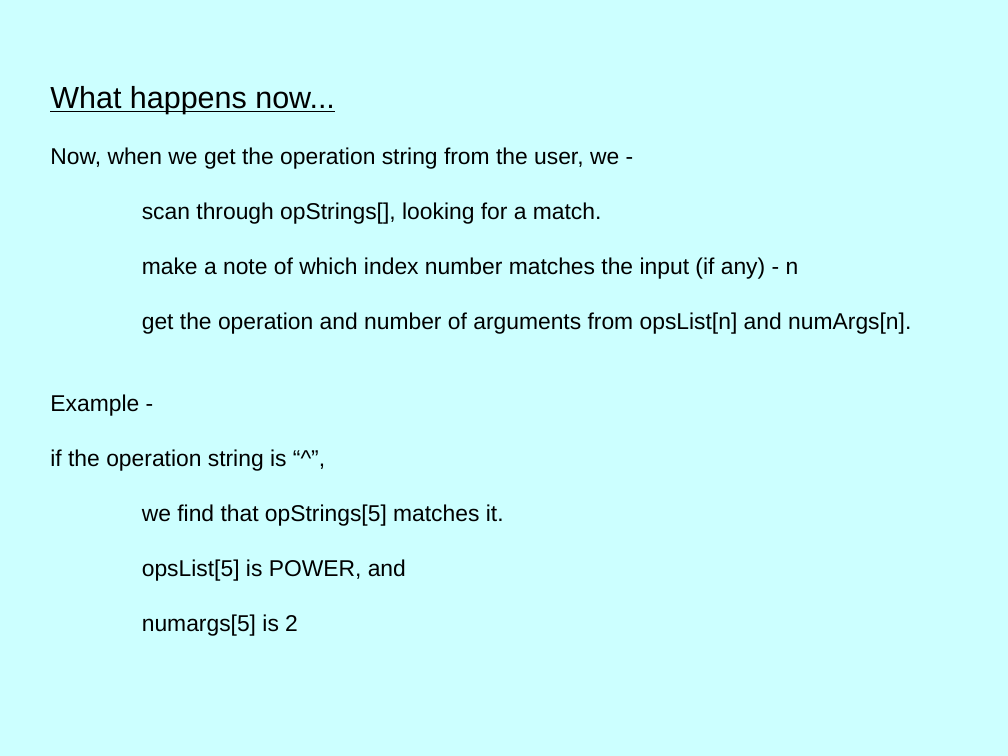
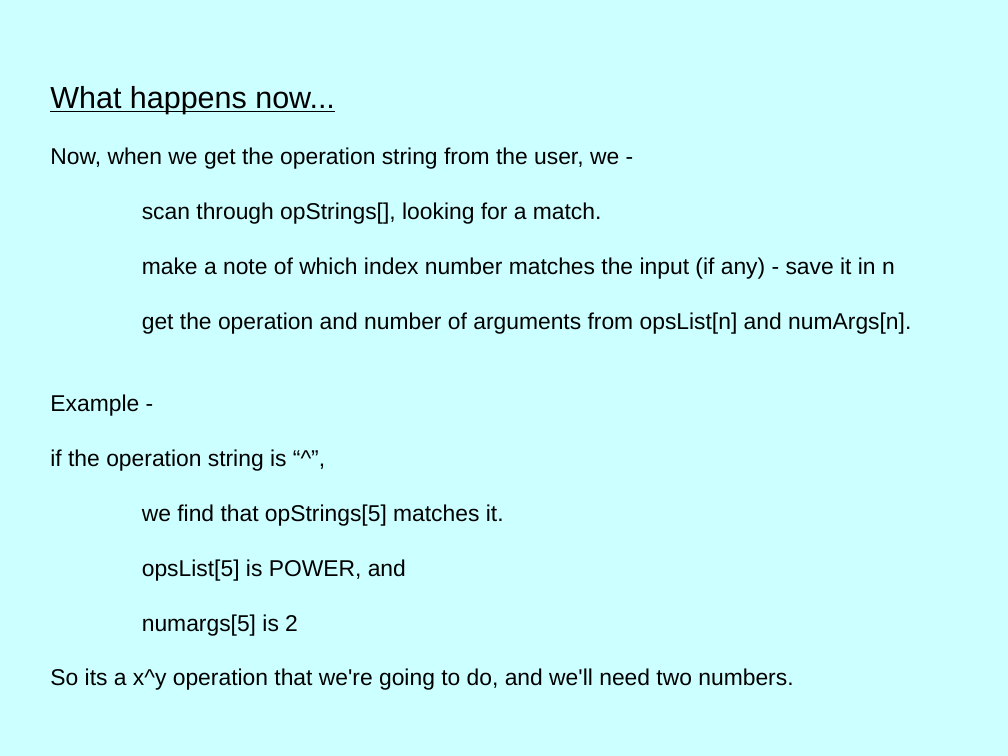
Before and after one commit to mark-woodrow/Tutoring-2, a slide deck: slide 10 of restart - draft second lesson - Sept 2016.odp. Drawn at 1008x756 pixels with LibreOffice and Linux fonts; fonts in the diff are those of the drawing. Boxes give left, top, right and bottom in pixels: in the first picture for what was removed or moved away, otherwise in the second. Text is boxed around its words. In the diff, an @@ line names an element or a change of style, - is before the commit and + after.

```diff
--- a/restart - draft second lesson - Sept 2016.odp
+++ b/restart - draft second lesson - Sept 2016.odp
@@ subtitle at bbox=[142, 257, 895, 279]: text changed @@
-make a note of which index number matches the input (if any) - n
+make a note of which index number matches the input (if any) - save it in n
@@ subtitle at bbox=[50, 668, 793, 690]: paragraph added @@
+So its a x^y operation that we're going to do, and we'll need two numbers.
```
Also in this commit, not shown: 4 other slides changed.
